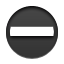
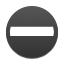
Two versions of the same layered image (64px x 64px). Layer-by-layer changes:
added layer "Layer #1" above "Layer" over [6, 6, 58, 59]
renamed "Layer 11" to "deny_64.psd", hid it over [6, 6, 58, 59]
